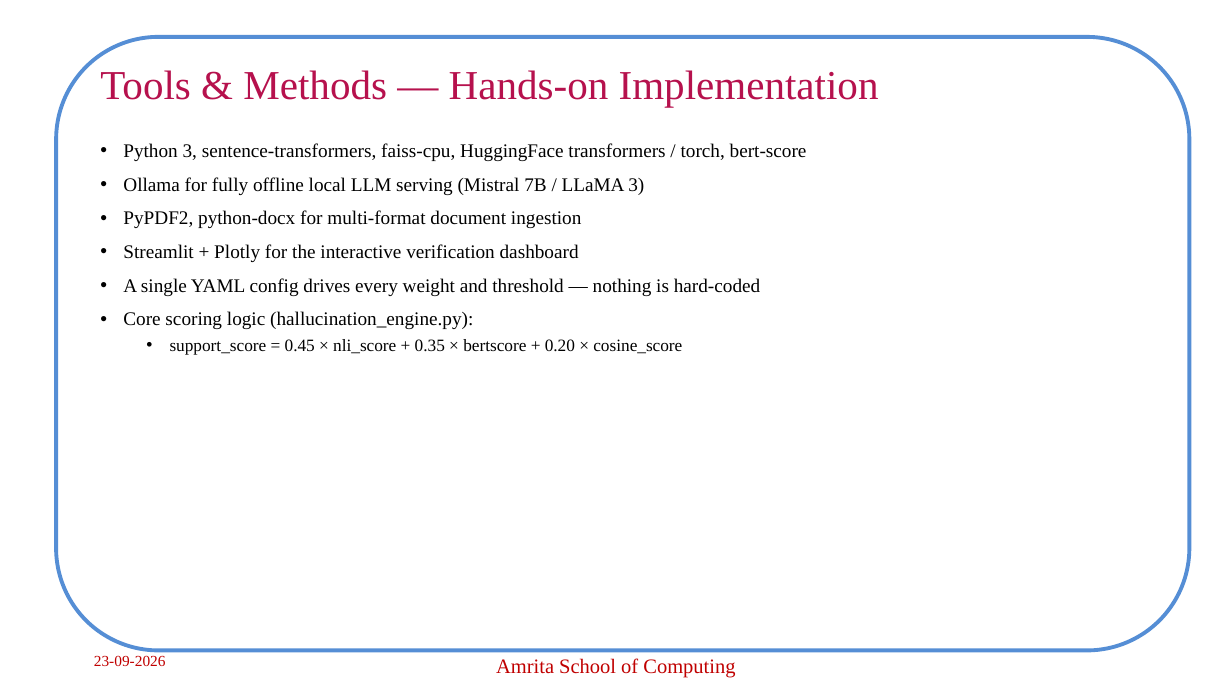
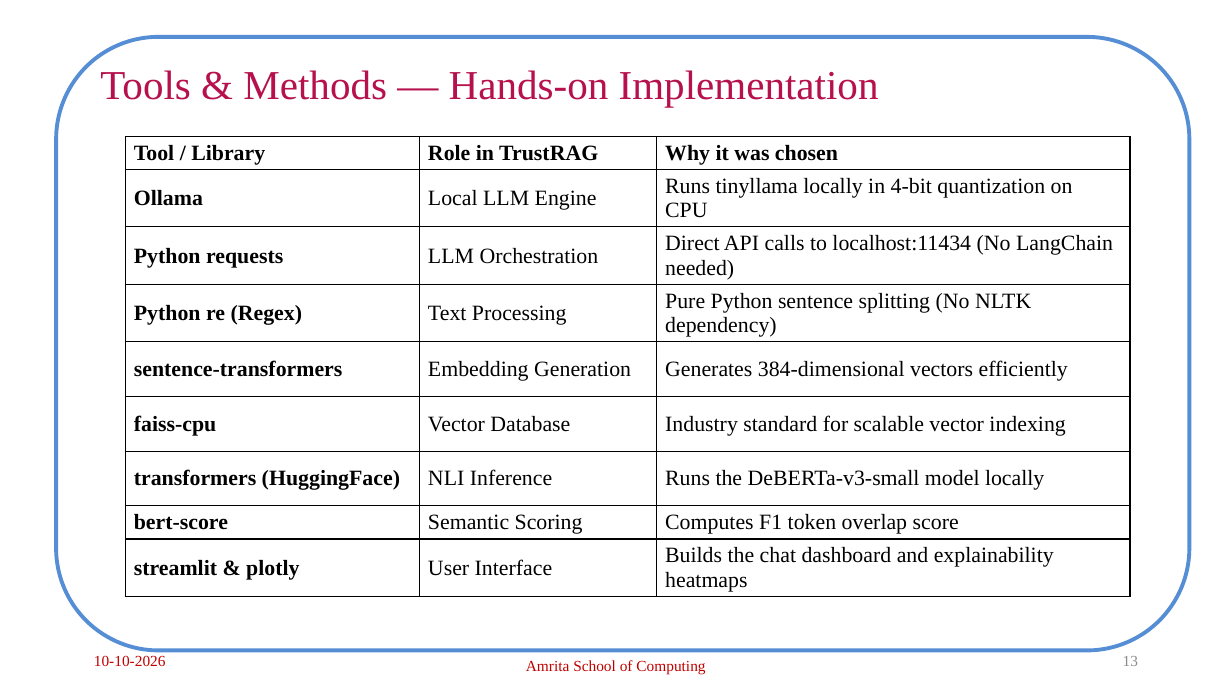
Before and after one commit to archabiju/hallucination-control-rag, a slide deck: slide 13 of presentations/Panel_Review2_CB.SC.P2CSE25001.pptx (slide 8 before the commit). Drawn at 1232x693 pixels with LibreOffice and Linux fonts; fonts in the diff are those of the drawing; background and template pictures are left out. Boxes give left, top, right and bottom in pixels: in the first picture for what was removed or moved away, otherwise in the second. Text is boxed around its words. In the diff, an @@ line names an element or a change of style, - is before the commit and + after.

```diff
--- a/presentations/Panel_Review2_CB.SC.P2CSE25001.pptx
+++ b/presentations/Panel_Review2_CB.SC.P2CSE25001.pptx
@@ text removed at [123,143,807,355] @@
-• Python 3, sentence-transformers, faiss-cpu, HuggingFace transformers / torch, bert-score
-• Ollama for fully offline local LLM serving (Mistral 7B / LLaMA 3)
-• PyPDF2, python-docx for multi-format document ingestion
-• Streamlit + Plotly for the interactive verification dashboard
-• A single YAML config drives every weight and threshold — nothing is hard-coded
-• Core scoring logic (hallucination_engine.py):
-  • support_score = 0.45 × nli_score + 0.35 × bertscore + 0.20 × cosine_score
@@ table added at [125,137,1130,609], 9 rows, 3 columns @@
+Tool / Library | Role in TrustRAG | Why it was chosen
+Ollama | Local LLM Engine | Runs tinyllama locally in 4-bit quantization on CPU
+Python requests | LLM Orchestration | Direct API calls to localhost:11434 (No LangChain needed)
+Python re (Regex) | Text Processing | Pure Python sentence splitting (No NLTK dependency)
+sentence-transformers | Embedding Generation | Generates 384-dimensional vectors efficiently
+faiss-cpu | Vector Database | Industry standard for scalable vector indexing
+transformers (HuggingFace) | NLI Inference | Runs the DeBERTa-v3-small model locally
+bert-score | Semantic Scoring | Computes F1 token overlap score
+streamlit & plotly | User Interface | Builds the chat dashboard and explainability heatmaps
@@ text at [94,655,166,666]: text changed @@
-23-09-2026
+10-10-2026
@@ text "Amrita School of Computing" at [526,660,705,674]: size 16 to 12 pt @@
@@ page number added at [1123,656,1138,666], 12 pt, text #8C8C8C @@
+13
```
Also in this commit, not shown: 14 other slides changed, 17 slides added, 2 slides removed, 52 other files.
